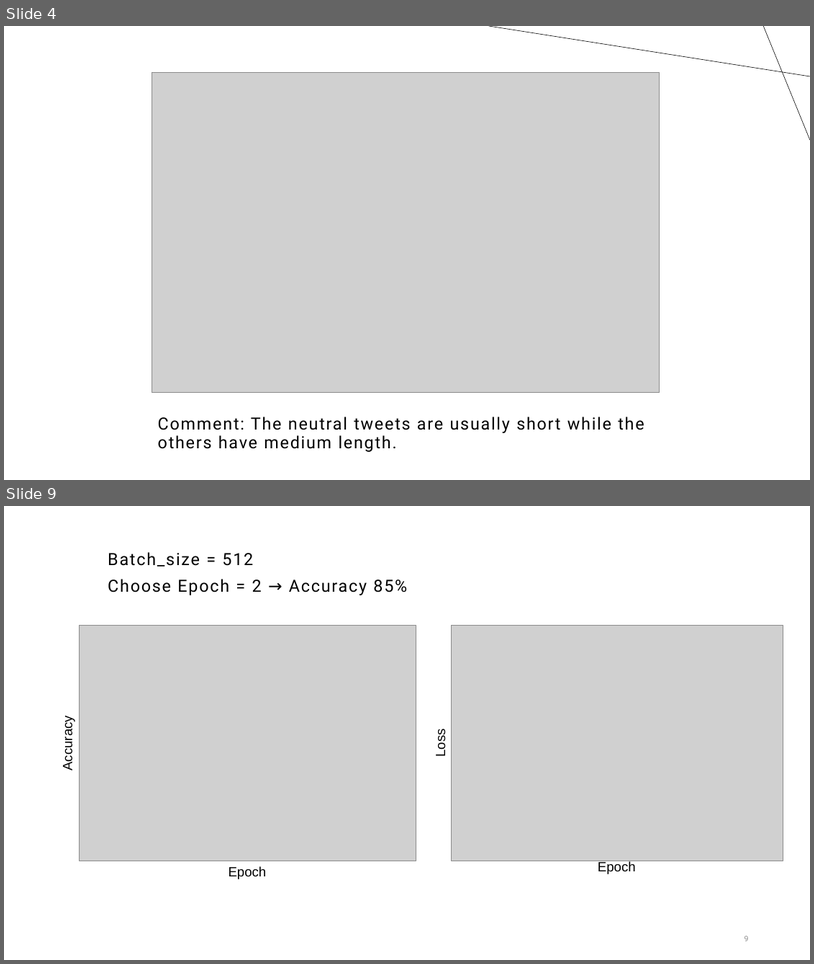
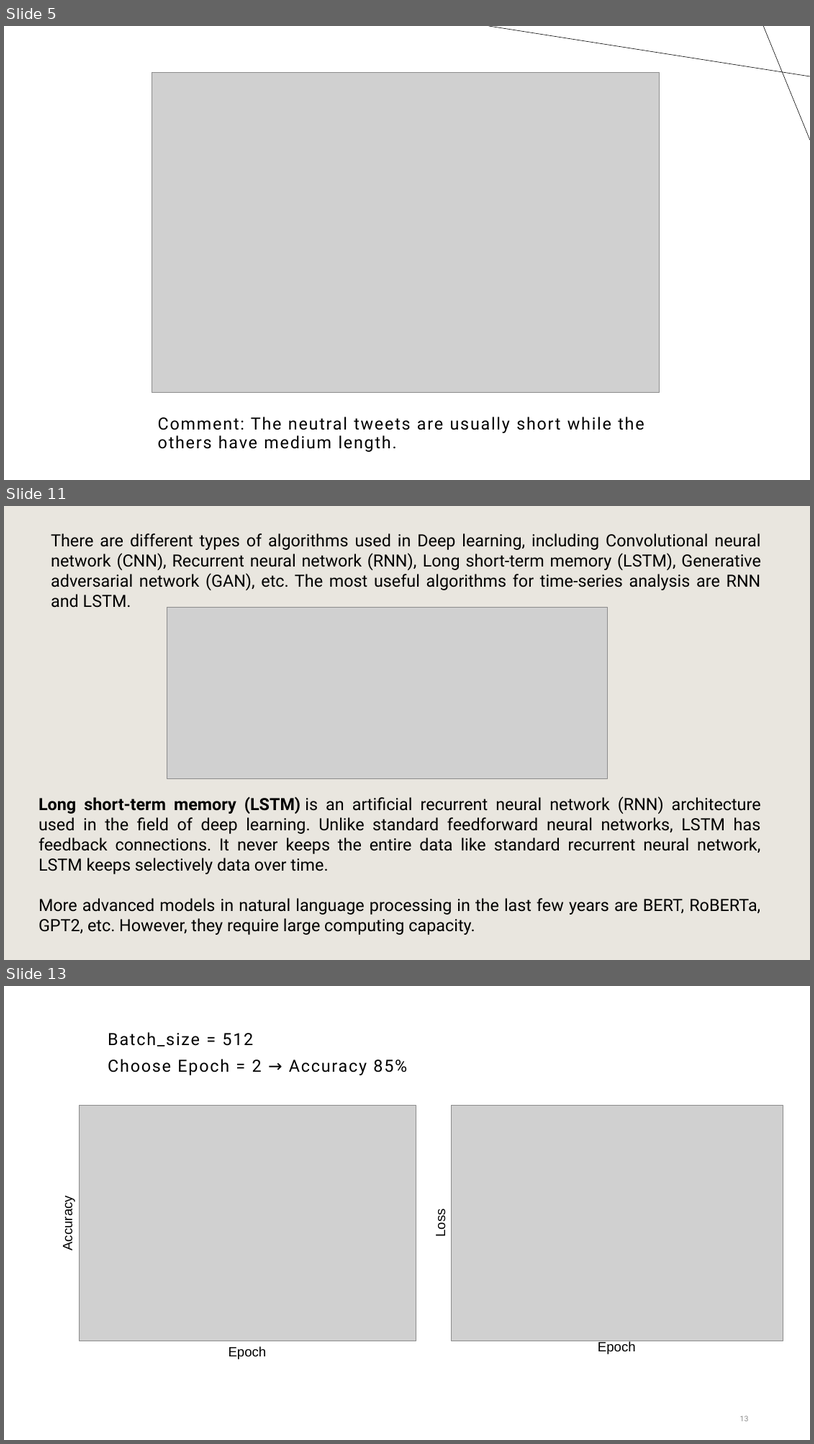
Before and after one commit to ngannk92/tweet_sentiment, a slide deck: tweet sentiment.pptx. Shown one above the other, each under a label of ours: slides 4 and 9 before the commit, slides 5, 11 and 13 after it; the slides between them are not shown. The pictures are 814x964 and 814x1444 pixels, drawn with LibreOffice and Linux fonts; fonts in the diff are those of the drawing; grey boxes stand for pictures. Boxes give left, top, right and bottom in pixels: in the first picture for what was removed or moved away, otherwise in the second. Text is boxed around its words. In the diff, an @@ line names an element or a change of style, - is before the commit and + after.

```diff
--- a/tweet sentiment.pptx
+++ b/tweet sentiment.pptx
@@ slide 11 added at <box>4,506,810,960</box>, background #E9E6DF @@
@@ text added at <box>51,533,761,608</box>, 20 pt, text #000000 @@
+There are different types of algorithms used in Deep learning, including Convolutional neural network (CNN), Recurrent neural network (RNN), Long short-term memory (LSTM), Generative adversarial network (GAN), etc. The most useful algorithms for time-series analysis are RNN and LSTM.
@@ picture added at <box>167,607,608,778</box> @@
@@ text added at <box>39,796,761,934</box>, 20 pt, text #000000 @@
+Long short-term memory (LSTM) is an artificial recurrent neural network (RNN) architecture used in the field of deep learning. Unlike standard feedforward neural networks, LSTM has feedback connections. It never keeps the entire data like standard recurrent neural network, LSTM keeps selectively data over time.
+More advanced models in natural language processing in the last few years are BERT, RoBERTa, GPT2, etc. However, they require large computing capacity.
@@ what was slide 4 is now slide 5 @@
@@ what was slide 9 is now slide 13 @@
@@ page number at <box>741,1415,749,1421</box>: text changed @@
-9
+13
```
Also in this commit, not shown: 7 slides changed, 3 other slides added.
